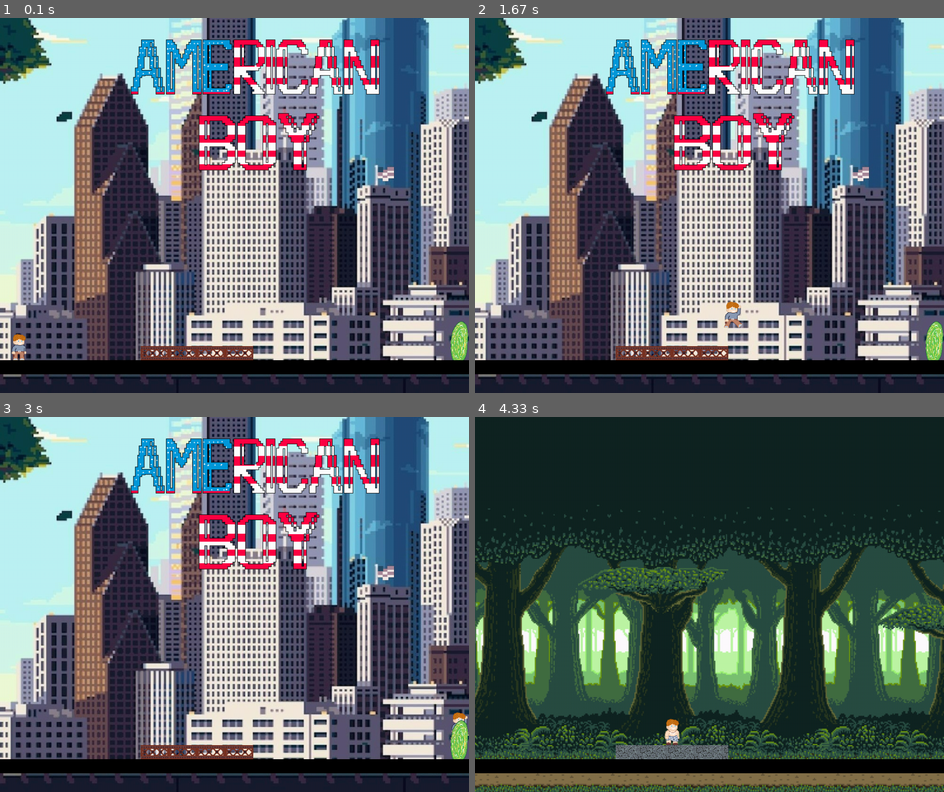
Above: before the commit, frames 1-4 (two rows, left to right).
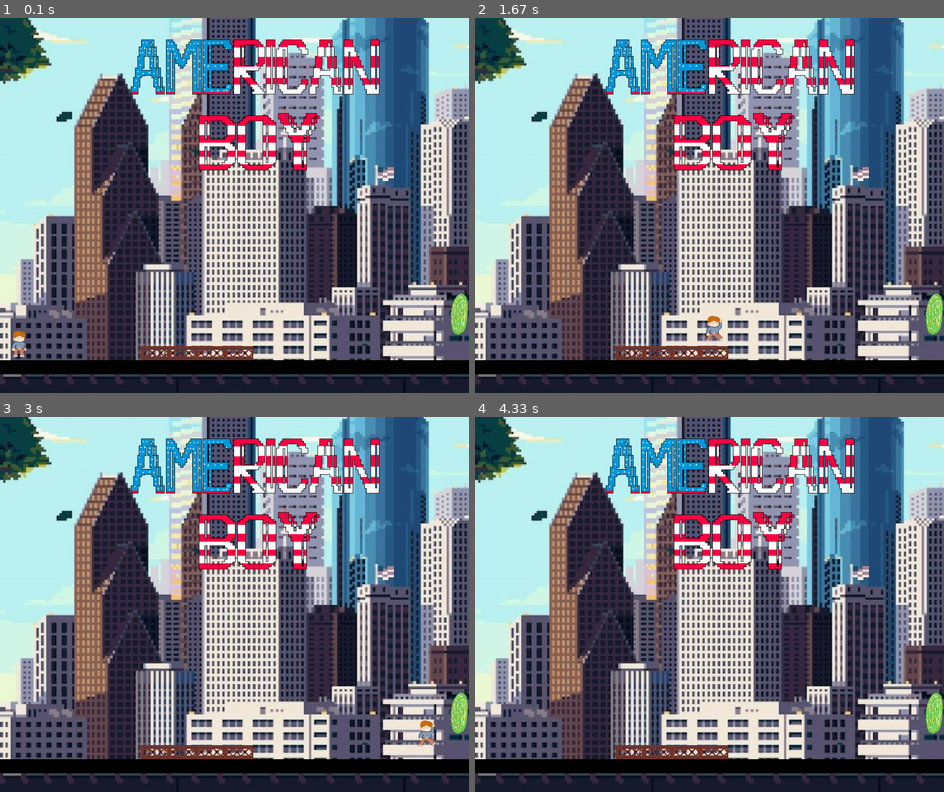
Above: after the commit, the same moments.

Repository: bbalandin/PyGame-project
Game: pygame game, started from PyGame/main.py
Same seed, same stepped clock (60 frames per second), same inputs: the game is played once before the commit and once after it.
Inputs:
- Up to frame 1 (0.1 s): no input
- Up to frame 2 (1.67 s): tap Space at 0.33, 0.73, 1.03, 1.23 s
- Up to frame 3 (3 s): tap Space at 2.07, 2.37, 2.63, 2.97 s
- Up to frame 4 (4.33 s): no input

The runs differ from the first frame. In frame 1, 0.7% of the frame differs, in the area x 2-100%, y 73-92%; in frame 2, 0.9%; in frame 3, 0.7%; in frame 4, 93%, in the area x 0-100%, y 0-100%.

Commit message:
физика + сохранение уровней

Diff:
--- a/PyGame/main.py
+++ b/PyGame/main.py
@@ -1,6 +1,5 @@
 import os
 import sys
-
 import pygame
 import random
 
@@ -10,7 +9,8 @@
 size = width, height = 1000, 800
 screen = pygame.display.set_mode(size)
 clock = pygame.time.Clock()
-isJump = True
+isCanJump = False    # станет True при нажатии пробела
+isJump = False    # для прыжка
 v = 100
 fps = 30
 COUNT_LIFE = 3
@@ -43,14 +43,14 @@
 fon = pygame.transform.scale(load_image('фон-1.png'), (1000, 800))
 screen.blit(fon, (0, 0))
 
-tile_width = 60
-tile_height = 30
+tile_width = 60    # стандартные
+tile_height = 30    # размеры тайлов
 
 tile_images = {
     'platform': load_image('platform.png'),
     'portal': load_image('portal.png'),
     'hole': load_image('black_hole.png')
-}
+}    # некоторые тайлы имеют личный pygame.Surface и им нет дела до загрузки каких-то картинок
 
 
 class Tile(pygame.sprite.Sprite):
@@ -64,24 +64,33 @@
             super().__init__(tiles_group, all_sprites, portal_group)
             self.image = tile_images[tile_type]
             self.rect = self.image.get_rect().move(
-                tile_width * pos_x, tile_height * pos_y + 460)
+                tile_width * pos_x, tile_height * pos_y + 400)
         elif tile_type == 'hole':
             super().__init__(tiles_group, all_sprites, hole_group)
             self.image = tile_images[tile_type]
             self.rect = self.image.get_rect().move(
                 tile_width * pos_x, tile_height * pos_y + 460)
+        elif tile_type == 'pre-platform':
+            # при встрече с платформой лицом к лицу, в засаде всегда ждет пре-пратформа
+            # она, подобно черной дыре, отправит на спавн
+            super().__init__(tiles_group, all_sprites, hole_group)
+            self.image = pygame.Surface((tile_width // 6, tile_height // 2))
+            self.image.fill((0, 0, 0))
+            self.image.set_colorkey((0, 0, 0))
+            self.rect = self.image.get_rect().move(
+                tile_width * pos_x + 59, tile_height * pos_y + 465)
         elif tile_type == 'bottom':
+            # Нужен для прыжка (был улучшен вечером 17.01.22 и теперь он монолитный)
             super().__init__(tiles_group, all_sprites, platform_group)
-            self.image = pygame.Surface((tile_width, tile_height))
-            self.image.fill((0, 0, 0, 0))
-            self.rect = self.image.get_rect().move(
-                tile_width * pos_x, tile_height * pos_y + 460)
+            self.image = pygame.Surface((1000, tile_height))
+            self.image.fill((0, 0, 0))
+            # self.image.set_colorkey((0, 0, 0))
+            self.rect = self.image.get_rect().move(0, 730)
         # else:
         #     super().__init__(tiles_group, all_sprites)
         #     self.image = tile_images[tile_type]
         #     self.rect = self.image.get_rect().move(
         #         tile_width * pos_x, tile_height * pos_y)
-
 
 image_hero = 'hero.png'
 jump_hero = 'jump.png'
@@ -105,42 +114,47 @@
         self.change_y = y
         self.flag_collide = False
 
-    def update(self, *args):
-        # Это if работает, если персонаж наступает на платформу
-        global isJump
-        on_platform_collide = pygame.sprite.spritecollideany(self, platform_group)
-        on_hole_collide = pygame.sprite.spritecollideany(self, hole_group)
-        on_portal_collide = pygame.sprite.spritecollideany(self, portal_group)
+    def update(self):
+        global isJump, isCanJump  # для возможности прыжка
+        # коллайды:
+        on_platform_collide = pygame.sprite.spritecollideany(self, platform_group)  # с платформой
+        on_hole_collide = pygame.sprite.spritecollideany(self, hole_group)    # с ч-дырой | пре-платформой
+        on_portal_collide = pygame.sprite.spritecollideany(self, portal_group)  # с порталом
         if on_platform_collide:
-            isJump = True
-            self.image = load_image(image_hero)
+            # коллайдимся с платформой, а значит:
             block_hit_list = pygame.sprite.spritecollide(self, platform_group, False)
             block = block_hit_list[0]
-            self.rect.bottom = block.rect.top  # это делает высоту персонажа равной
+            if self.rect.bottom <= block.rect.top + tile_height // 2:
+                # значит удар пришелся не на голову. череп не поврежден
+                self.velocity[1] = 0  # ниже пола нам падать не надо, верт. скорость обнуляется
+                isCanJump = True  # теперь можно прыгнуть, нужно лишь нажать на большую прямоугольную кнопку без текста
+                self.image = load_image(image_hero)  # стоим на земле и загружаем обычную картинку
+            elif self.rect.top >= block.rect.bottom - tile_height // 2:
+                # самому становится больно, когда понимаешь, как он шибанулся об платформу
+                self.velocity[1] = self.gravity * 2
             # высоте платформы
-            self.image = load_image(image_hero)
-            self.change_y = self.rect.y
+            #self.change_y = self.rect.y
+        else:
+            # problem(1)
+            self.velocity[1] += self.gravity  # пока мы в полете, прибавляем гравитацию
         if on_hole_collide:
-            # этот условие работает если персонаж наступил на чёрную дыру
+            # этот условие работает если персонаж угодил в чёрную дыру | пре-платформу
             global COUNT_LIFE
             self.rect.x = 0  # это возвращает персонажа в начало окна
             COUNT_LIFE -= 1  # это служит счётчиком жизни
         if on_portal_collide:
-            # данное условие выполняется если персонаж зашёл на портал
+            # данное условие выполняется если персонаж прошел через портал
             global FLAG_PRESENT  # флаг работает в основном цикле и если он True окно закрывается
             FLAG_PRESENT = True
-
-        if args == ('Space',) and isJump:
-            # это условие необходимо для прыжка и возвращения персонажа на землю после прыжка
-            isJump = False
-            self.velocity[1] = -self.gravity * 10
-            self.image = load_image(jump_hero)  # тут обычное изображение меняется на изображение прыжка
-        if self.rect.y <= 670 and not on_platform_collide:
-            self.velocity[1] += self.gravity
-        else:
-            self.velocity[1] = 0
-        self.rect.x += self.velocity[0]
-        self.rect.y += self.velocity[1]
+        if isCanJump and isJump:
+            # это условие необходимо для прыжка.
+            # isJump = True при нажатии пробела. isCanJump = True при коллайде с платформой
+            isJump, isCanJump = False, False  # а неча по воздуху шпарить прыжками. теперь только до приземления
+            self.velocity[1] = -self.gravity * 10    # усилие прыжка в 10 антигравитаций
+            self.image = load_image(jump_hero)  # тут изображение меняется на изображение прыжка
+        self.rect.x += self.velocity[0]  # тут мы по сути просто обновляем позицию
+        self.rect.y += self.velocity[1]  # игрока с учетом x,y скоростей
+
 
 tiles_group = pygame.sprite.Group()
 player_group = pygame.sprite.Group()
@@ -156,11 +170,13 @@
 # sprite_heart.rect.x = 400
 # sprite_heart.rect.y = 400
 # all_sprites.add(sprite_heart)
-Player(all_sprites, 670)
+Player(all_sprites, 660)
 running = True
 
 
 def generate_level(level, tile_images):
+    for tile in tiles_group:
+        tile.kill()
     for y in range(len(level)):
         for x in range(len(level[y])):
             if level[y][x] == '#':
@@ -169,20 +185,22 @@
                 Tile('portal', x, y, tile_images)
             elif level[y][x] == 'H':
                 Tile('hole', x, y, tile_images)
+            elif level[y][x] == '<':
+                Tile('pre-platform', x, y, tile_images)
             elif level[y][x] == '-':
                 Tile('bottom', x, y, tile_images)
 
 
-screen.fill((255, 255, 255))
+#screen.fill((255, 255, 255))
 # player, level_x, level_y = generate_level(load_level('map.txt'))
 generate_level(load_level('location.txt'), tile_images)
-running_past = True
+running_past = False
 
 
 def present():
-    global running, FLAG_PRESENT, running_past
+    pygame.display.set_caption('American boy')
+    global running, FLAG_PRESENT
     while running:
-        pygame.display.set_caption('American boy')
         screen.blit(fon, (0, 0))
         # внутри игрового цикла ещё один цикл
         # приема и обработки сообщений
@@ -193,10 +211,11 @@
                 return
             if event.type == pygame.QUIT:
                 running = False
-                running_past = False
             if event.type == pygame.KEYDOWN:
                 if event.key == pygame.K_SPACE:
-                    all_sprites.update('Space')
+                    global isJump
+                    isJump = True
+                    # all_sprites.update('Space')
         clock.tick(fps)
         all_sprites.update()
         all_sprites.draw(screen)
@@ -213,24 +232,26 @@
     'platform': load_image('platform_past.png'),
     'portal': load_image('portal.png'),
     'hole': load_image('black_hole.png')
-}
-tiles_group = pygame.sprite.Group()
-player_group = pygame.sprite.Group()
+}    # когда-то в давным-давно некоторые тайлы знали лишь pygame.Surface и даже не подозревали о картинках
+'''
+tiles_group = pygame.sprite.Group()      # не уверен, что оно вообще тут нужно второй раз
+player_group = pygame.sprite.Group()     # мы уже задали это ранее
 platform_group = pygame.sprite.Group()
 portal_group = pygame.sprite.Group()
 hole_group = pygame.sprite.Group()
 all_sprites = pygame.sprite.Group()
-Player(all_sprites, 670)
-# running = True
-screen.fill((255, 255, 255))
+'''
+Player(all_sprites, 660)
+running = True
+#screen.fill((255, 255, 255))
 # player, level_x, level_y = generate_level(load_level('map.txt'))
 generate_level(load_level('location_past.txt'), tile_images_past)
 
 
 def past():
+    pygame.display.set_caption('American boy in past')
     global running, FLAG_PRESENT
     while running:
-        pygame.display.set_caption('American boy')
         screen.blit(fon_past, (0, 0))
         # внутри игрового цикла ещё один цикл
         # приема и обработки сообщений
@@ -242,7 +263,9 @@
                 running = False
             if event.type == pygame.KEYDOWN:
                 if event.key == pygame.K_SPACE:
-                    all_sprites.update('Space')
+                    global isJump
+                    isJump = True
+                    # all_sprites.update('Space')
         clock.tick(fps)
         all_sprites.update()
         all_sprites.draw(screen)
